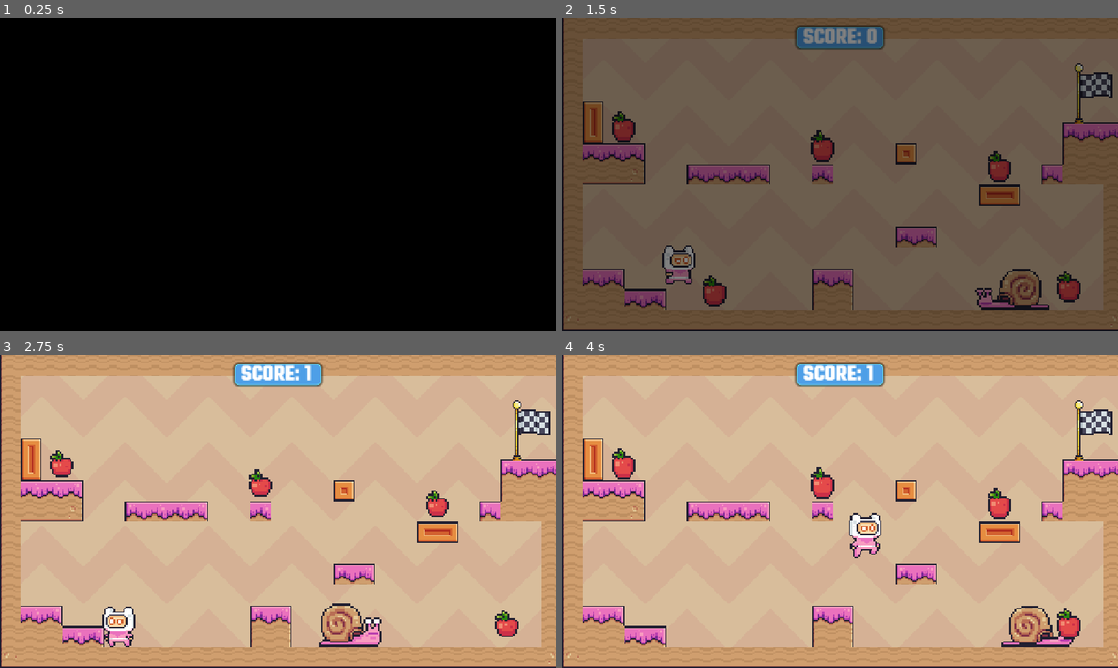
Above: before the commit, frames 1-4 (two rows, left to right).
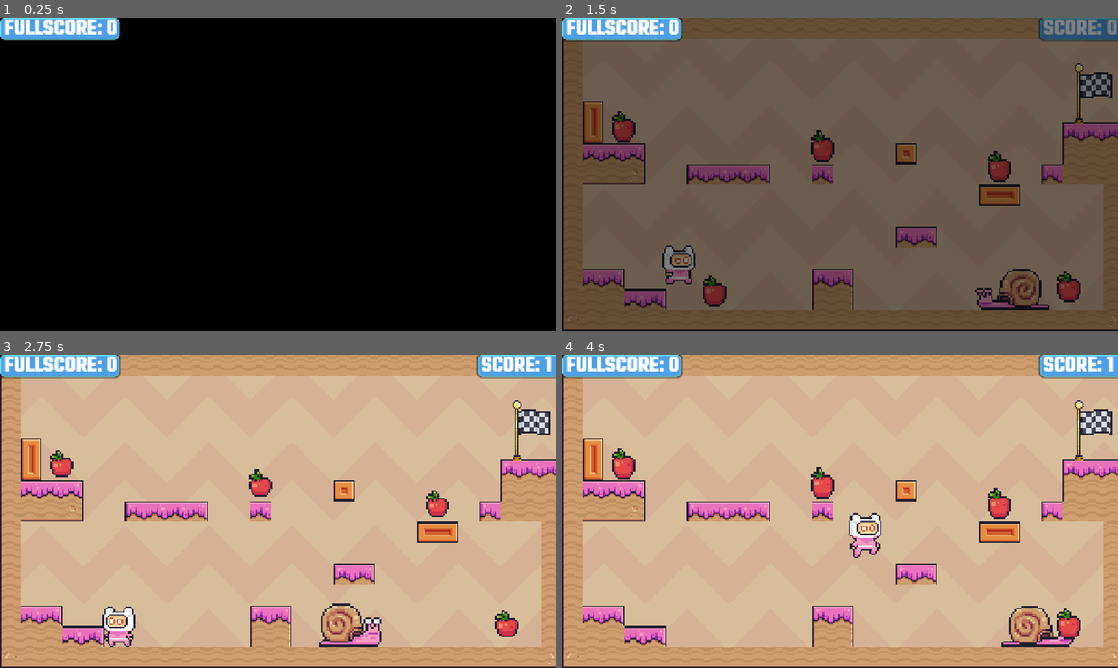
Above: after the commit, the same moments.

Repository: ShadelordV2/Apple-Hunt
Game: Godot game, scene res://scenes/main.tscn
Two runs of this game, one before a commit and one after it. Both use one fixed random seed, a clock stepped at 60 frames per second and the inputs below.
Inputs:
- Up to frame 1 (0.25 s): no input
- Up to frame 2 (1.5 s): tap Enter at 0.5 s; hold D (right) from 0.53 s (still down); tap W (jump) at 0.77 s
- Up to frame 3 (2.75 s): tap W (jump) at 1.52 s; release D (right) at 2.03 s; hold A (left) from 2.03 s (still down)
- Up to frame 4 (4 s): release A (left) at 2.78 s; hold D (right) from 2.78 s (still down); tap W (jump) at 3.02, 3.77 s

The runs differ from the first frame. In frame 1, 1.5% of the frame differs, in the area x 0-22%, y 0-8%; in frame 2, 3.9%; in frame 3, 4.0%, in the area x 0-100%, y 0-11%; in frame 4, 4.0%.

Commit message:
fixed score bug
Fixed bug where the score removes the score you have gotten from apples in a previous level not just the current

Diff:
--- a/scenes/main.tscn
+++ b/scenes/main.tscn
@@ -29,12 +29,12 @@
 anchors_preset = 5
 anchor_left = 0.5
 anchor_right = 0.5
-offset_left = -100.0
-offset_top = 20.0
-offset_right = 100.0
-offset_bottom = 70.0
+offset_left = 460.0
+offset_right = 660.0
+offset_bottom = 50.0
 grow_horizontal = 2
 theme_override_styles/panel = SubResource("StyleBoxFlat_jj6j5")
+metadata/_edit_group_ = true
 
 [node name="ScoreLabel" type="Label" parent="HUD/ScorePanel" unique_id=2135807051]
 layout_mode = 1
@@ -43,9 +43,9 @@
 anchor_top = 0.5
 anchor_right = 0.5
 anchor_bottom = 0.5
-offset_left = -85.5
+offset_left = -92.5
 offset_top = -25.5
-offset_right = 85.5
+offset_right = 78.5
 offset_bottom = 25.5
 grow_horizontal = 2
 grow_vertical = 2
@@ -62,7 +62,35 @@
 grow_vertical = 2
 color = Color(0, 0, 0, 1)
 
+[node name="FullScorePanel" type="Panel" parent="HUD" unique_id=144132009]
+anchors_preset = 5
+anchor_left = 0.5
+anchor_right = 0.5
+offset_left = -640.0
+offset_right = -365.0
+offset_bottom = 50.0
+grow_horizontal = 2
+theme_override_styles/panel = SubResource("StyleBoxFlat_jj6j5")
+
+[node name="FullScoreLabel" type="Label" parent="HUD/FullScorePanel" unique_id=1211370690]
+layout_mode = 1
+anchors_preset = 8
+anchor_left = 0.5
+anchor_top = 0.5
+anchor_right = 0.5
+anchor_bottom = 0.5
+offset_left = -127.5
+offset_top = -25.5
+offset_right = 132.5
+offset_bottom = 25.5
+grow_horizontal = 2
+grow_vertical = 2
+theme_override_fonts/font = ExtResource("3_sugp2")
+theme_override_font_sizes/font_size = 50
+text = "FULLSCORE: 0"
+
 [node name="music" type="AudioStreamPlayer2D" parent="." unique_id=1401724240]
 stream = ExtResource("4_jyhfs")
 volume_db = -10.0
 autoplay = true
+parameters/looping = true
--- a/scripts/main.gd
+++ b/scripts/main.gd
@@ -1,8 +1,11 @@
 extends Node2D
 @onready var fade: ColorRect = $HUD/Fade
 @onready var score_label: Label = $HUD/ScorePanel/ScoreLabel
+@onready var full_score_label: Label = $HUD/FullScorePanel/FullScoreLabel
+
 
 var score: int = 0
+var level_score: int = 0
 var level: int = 1
 var current_level_root: Node = null
 
@@ -17,11 +20,12 @@
 # --------------------
 
 func _load_level(level_number: int, reset_score: bool) -> void:
+
 	# Fade out
 	await _fade(1.0)
 
 	if reset_score:
-		score = 0
+		level_score = 0
 		score_label.text = "SCORE: 0"
 
 	if current_level_root:
@@ -60,6 +64,7 @@
 	if body.name == "player":
 		level += 1
 		body.can_move = false
+		increase_full_score()
 		await _load_level(level, false)
 
 
@@ -68,9 +73,14 @@
 	await _load_level(level, true)
 
 func increase_score() -> void:
-	score += 1
-	score_label.text = "SCORE: %s" % score
+	level_score += 1
+	score_label.text = "SCORE: %s" % level_score
 
+func increase_full_score() -> void:
+	score += level_score
+	full_score_label.text = "FULLSCORE: %s" % score
+	level_score = 0
+	score_label.text = "SCORE: 0"
 
 # ---------------
 # FADE
